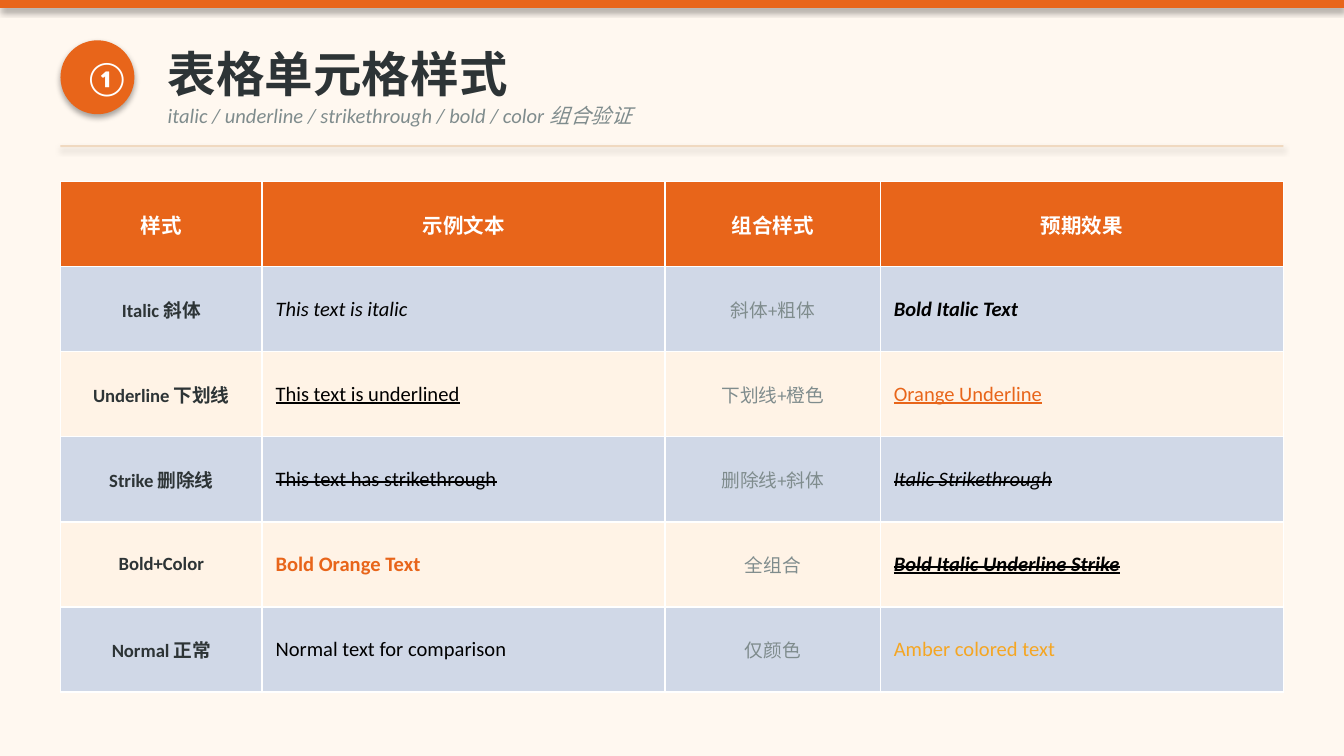
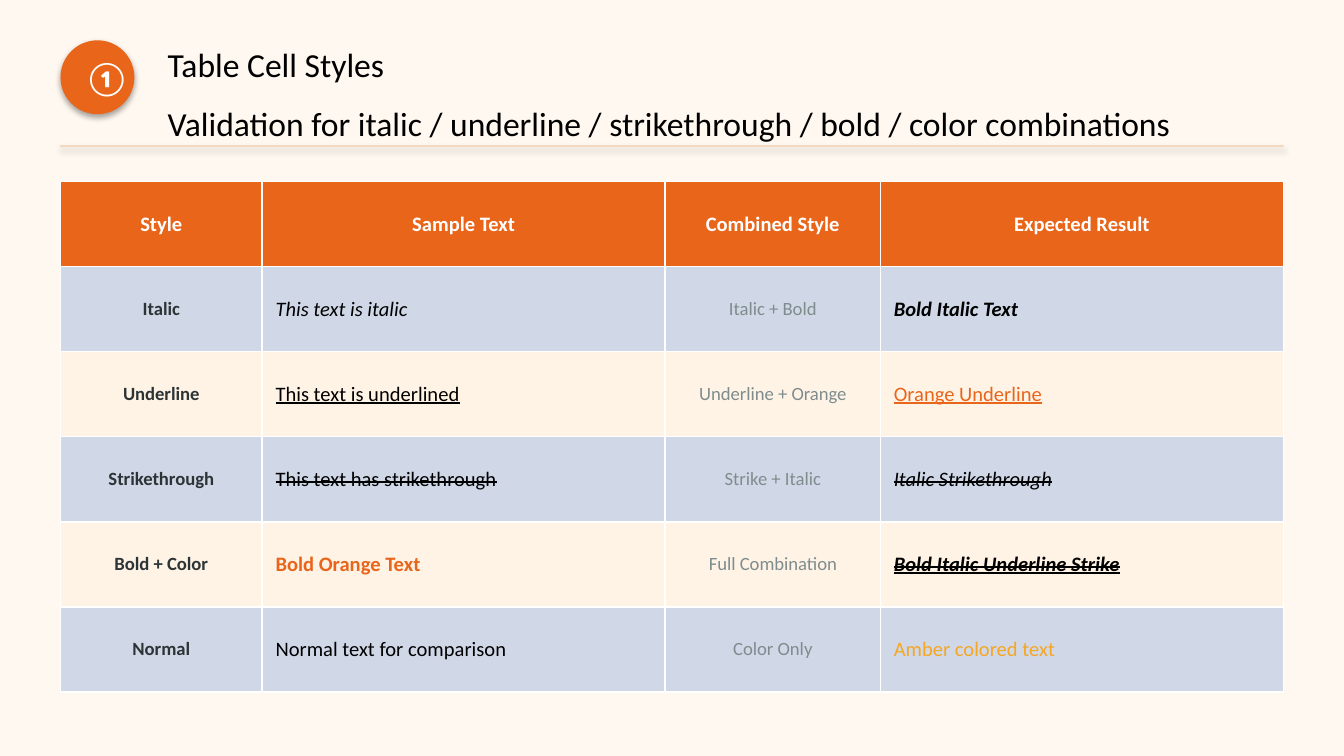
Before and after one commit to NingYuM/NingYuM.github.io, a slide deck: slide 7 of viewer-examples/samples/05-preview.pptx. Drawn at 1344x756 pixels with LibreOffice and Linux fonts; fonts in the diff are those of the drawing. Boxes give left, top, right and bottom in pixels: in the first picture for what was removed or moved away, otherwise in the second. Text is boxed around its words. In the diff, an @@ line names an element or a change of style, - is before the commit and + after.

```diff
--- a/viewer-examples/samples/05-preview.pptx
+++ b/viewer-examples/samples/05-preview.pptx
@@ rectangle removed at [0,0,1344,8] @@
@@ text at [168,53,384,83]: text changed; size 26 to 18 pt; text colour #2D3436 to #000000; bold off @@
-表格单元格样式
+Table Cell Styles
@@ text at [168,112,1169,142]: text changed; size 11 to 18 pt; text colour #7F8C8D to #000000; italic off @@
-italic / underline / strikethrough / bold / color 组合验证
+Validation for italic / underline / strikethrough / bold / color combinations
@@ table at [60,181,1284,692] @@
-row 1: 样式 | 示例文本 | 组合样式 | 预期效果
+row 1: Style | Sample Text | Combined Style | Expected Result
-row 2, column 1: Italic 斜体
+row 2, column 1: Italic
-row 2, column 3: 斜体+粗体
+row 2, column 3: Italic + Bold
-row 3, column 1: Underline 下划线
+row 3, column 1: Underline
-row 3, column 3: 下划线+橙色
+row 3, column 3: Underline + Orange
-row 4, column 1: Strike 删除线
+row 4, column 1: Strikethrough
-row 4, column 3: 删除线+斜体
+row 4, column 3: Strike + Italic
-row 5, column 1: Bold+Color
+row 5, column 1: Bold + Color
-row 5, column 3: 全组合
+row 5, column 3: Full Combination
-row 6, column 1: Normal 正常
+row 6, column 1: Normal
-row 6, column 3: 仅颜色
+row 6, column 3: Color Only
```
Also in this commit, not shown: 8 other slides changed, 20 other files.
